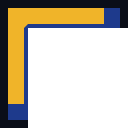
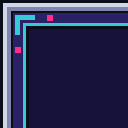
The second 128x128 image is a revision of the first. Changes to its layers:
renamed "gold" to "frame", painted on it over [3, 3, 128, 128]
removed layer "cob" over [8, 8, 120, 120]
removed layer "ink" over [3, 3, 128, 128]
